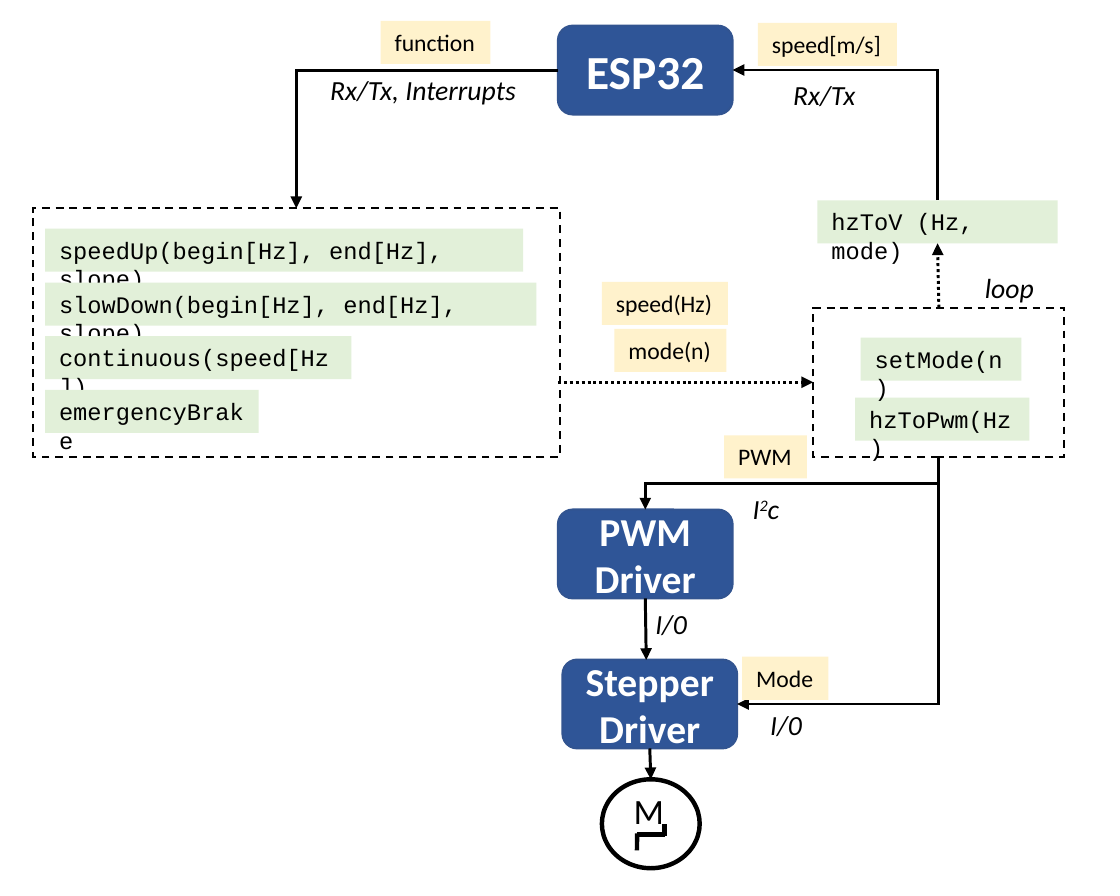
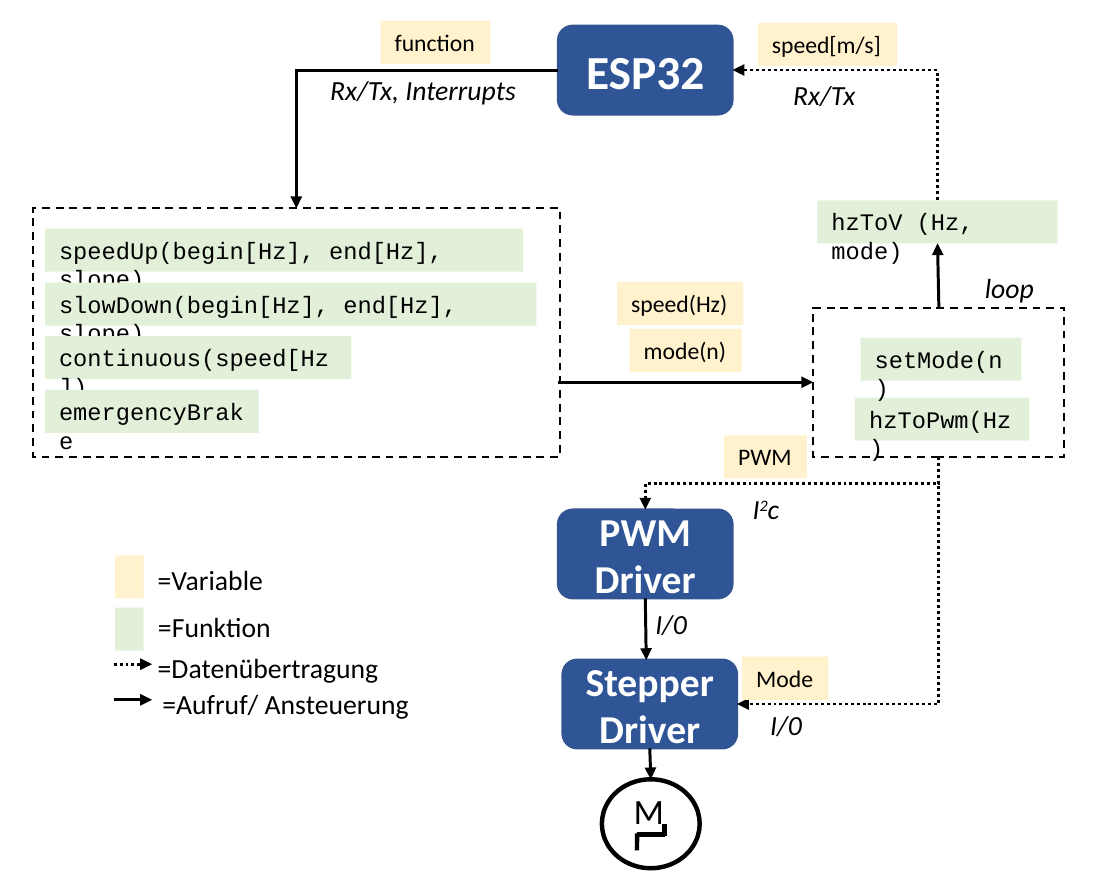
Before and after one commit to Purdbull/Studienarbeit, a slide deck: slide 1 of Doku/externalFiles/MotorSteuerung.pptx. Drawn at 1120x896 pixels with LibreOffice and Linux fonts; fonts in the diff are those of the drawing. Boxes give left, top, right and bottom in pixels: in the first picture for what was removed or moved away, otherwise in the second. Text is boxed around its words. In the diff, an @@ line names an element or a change of style, - is before the commit and + after.

```diff
--- a/Doku/externalFiles/MotorSteuerung.pptx
+++ b/Doku/externalFiles/MotorSteuerung.pptx
@@ elbow arrow (938, 201) - (733, 70): stroke #000000 1.5 pt to #000000 1.5 pt dashed @@
@@ arrow (939, 307) - (938, 243): stroke #000000 1.5 pt dashed to #000000 1.5 pt @@
@@ rectangle "speed(Hz)": place and size @@
-rectangle "speed(Hz)" at box(602, 282, 729, 324)
+rectangle "speed(Hz)" at box(618, 282, 744, 324)
@@ rectangle "mode(n)": place and size @@
-rectangle "mode(n)" at box(615, 329, 727, 371)
+rectangle "mode(n)" at box(630, 329, 743, 371)
@@ arrow (558, 383) - (814, 383): stroke #000000 1.5 pt dashed to #000000 1.5 pt @@
@@ elbow arrow (939, 457) - (646, 509): stroke #000000 1.5 pt to #000000 1.5 pt dashed @@
@@ elbow arrow (939, 457) - (737, 704): stroke #000000 1.5 pt to #000000 1.5 pt dashed @@
@@ rectangle added at box(115, 555, 144, 598), fill #FFF2CC @@
@@ text added at box(158, 570, 263, 591), 14 pt, text #000000 @@
+=Variable
@@ rectangle added at box(115, 608, 144, 650), fill #E2F0D9 @@
@@ text added at box(158, 617, 271, 638), 14 pt, text #000000 @@
+=Funktion
@@ text added at box(158, 658, 378, 683), 14 pt, text #000000 @@
+=Datenübertragung
@@ arrow added from (114, 665) to (152, 665), #000000 1.5 pt dashed @@
@@ arrow added from (114, 700) to (152, 700), #000000 1.5 pt @@
@@ text added at box(162, 694, 409, 719), 14 pt, text #000000 @@
+=Aufruf/ Ansteuerung
```
Also in this commit, not shown: 10 other files.
